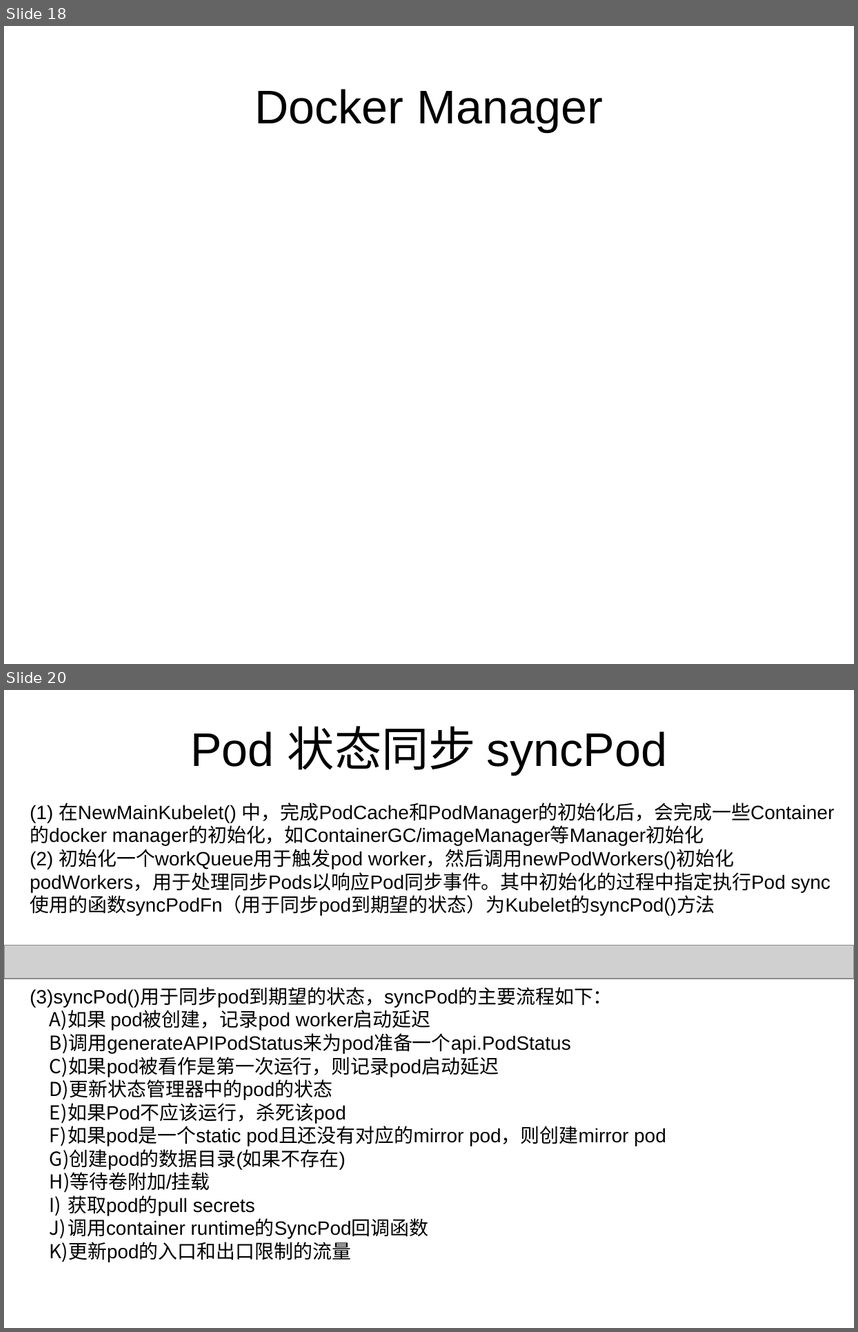
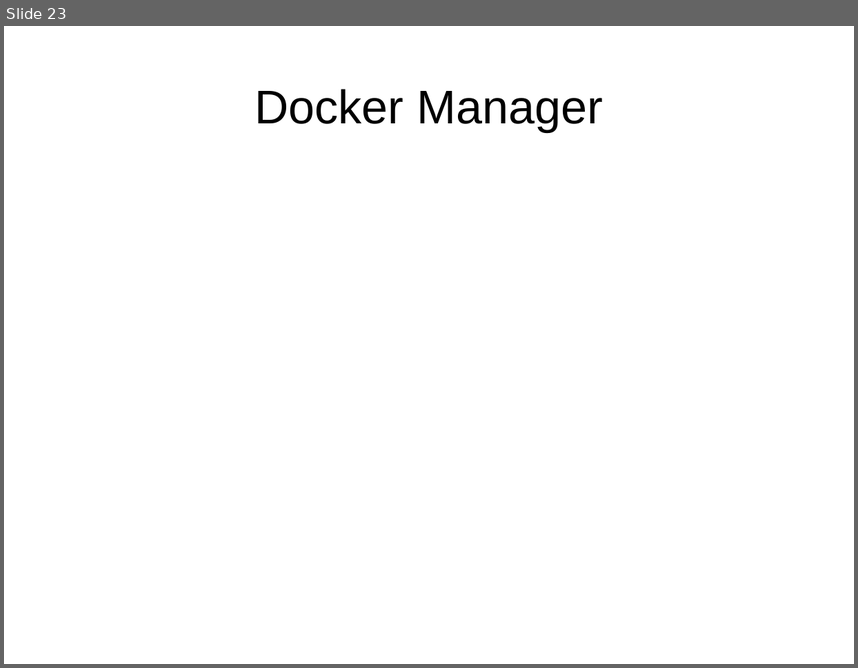
Before and after one commit to loveliuliu/Kubernetes-step-by-step, a slide deck: code_analysis/Kubelet/Kubelet.odp. Shown one above the other, each under a label of ours: slides 18 and 20 before the commit, slide 23 after it; the slides between them are not shown. The pictures are 858x1332 and 858x668 pixels, drawn with LibreOffice and Linux fonts; fonts in the diff are those of the drawing; grey boxes stand for pictures. Boxes give left, top, right and bottom in pixels: in the first picture for what was removed or moved away, otherwise in the second. Text is boxed around its words. In the diff, an @@ line names an element or a change of style, - is before the commit and + after.

```diff
--- a/code_analysis/Kubelet/Kubelet.odp
+++ b/code_analysis/Kubelet/Kubelet.odp
@@ slide 20 removed at (4, 690, 854, 1328), background #FFFFFF @@
@@ title removed at (190, 726, 668, 775) @@
-Pod 状态同步 syncPod
@@ text removed at (30, 802, 835, 916) @@
-(1) 在NewMainKubelet() 中，完成PodCache和PodManager的初始化后，会完成一些Container的docker manager的初始化，如ContainerGC/imageManager等Manager初始化
-(2) 初始化一个workQueue用于触发pod worker，然后调用newPodWorkers()初始化podWorkers，用于处理同步Pods以响应Pod同步事件。其中初始化的过程中指定执行Pod sync使用的函数syncPodFn（用于同步pod到期望的状态）为Kubelet的syncPod()方法
@@ picture removed at (4, 945, 854, 978) @@
@@ text removed at (30, 988, 666, 1262) @@
-(3)syncPod()用于同步pod到期望的状态，syncPod的主要流程如下：
-A) 如果 pod被创建，记录pod worker启动延迟
-B) 调用generateAPIPodStatus来为pod准备一个api.PodStatus
-C) 如果pod被看作是第一次运行，则记录pod启动延迟
-D) 更新状态管理器中的pod的状态
-E) 如果Pod不应该运行，杀死该pod
-F) 如果pod是一个static pod且还没有对应的mirror pod，则创建mirror pod
-G) 创建pod的数据目录(如果不存在)
-H) 等待卷附加/挂载
-I) 获取pod的pull secrets
-J) 调用container runtime的SyncPod回调函数
-K) 更新pod的入口和出口限制的流量
@@ what was slide 18 is now slide 23 @@
```
Also in this commit, not shown: 4 slides added, 1 other slide removed, 1 other file.
